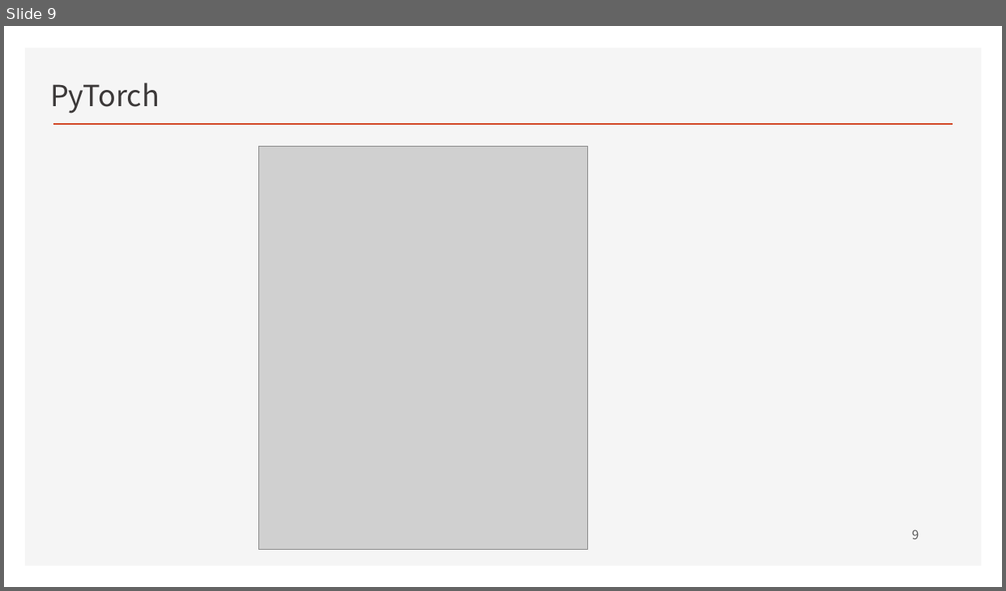
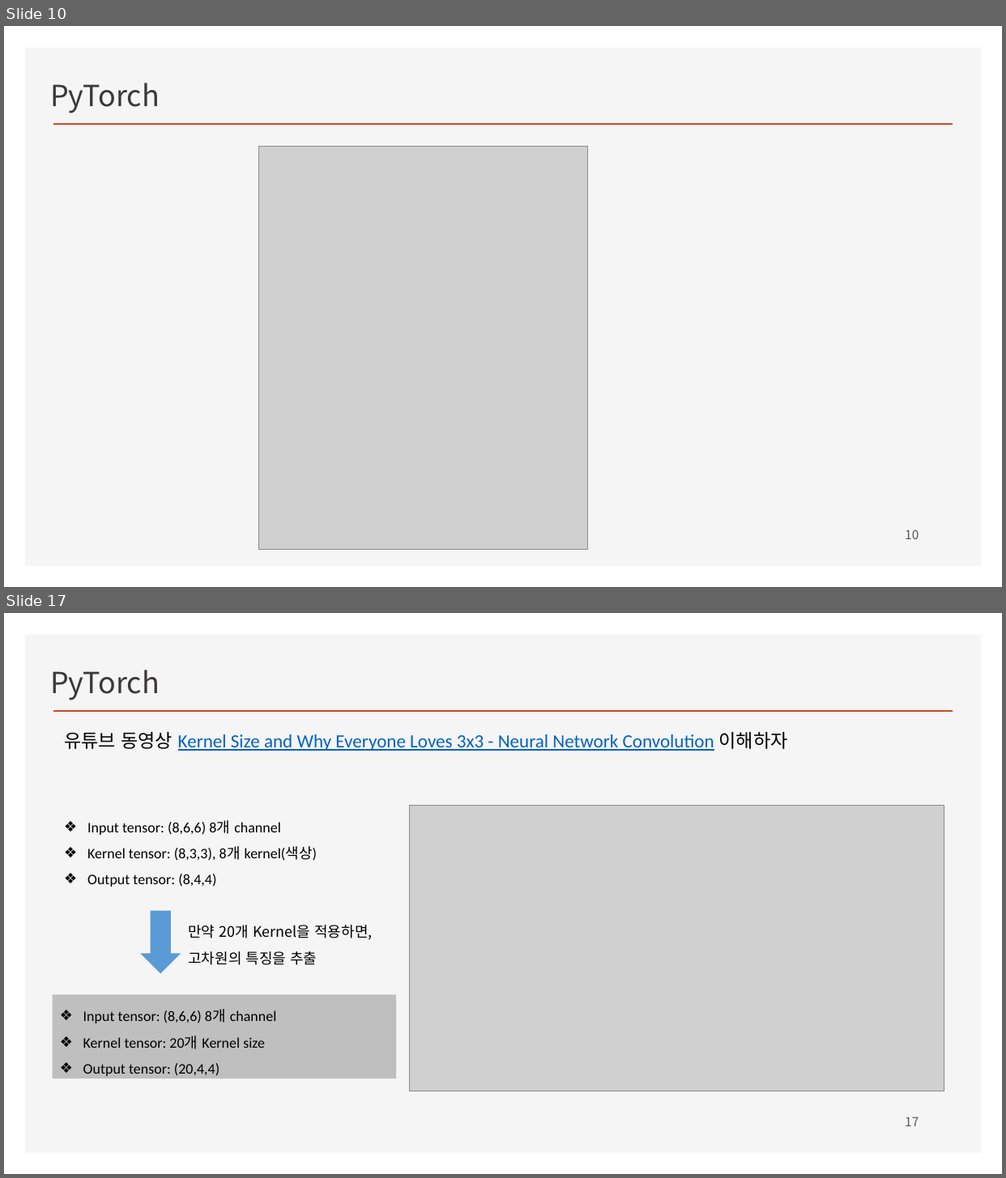
Before and after one commit to ancestor9/2026_Fall_Deep-Learning-with-Python, a slide deck: CNN/CNN.pptx. Shown one above the other, each under a label of ours: slide 9 before the commit, slides 10 and 17 after it; the slides between them are not shown. The pictures are 1006x591 and 1006x1178 pixels, drawn with LibreOffice and Linux fonts; fonts in the diff are those of the drawing; grey boxes stand for pictures; background and template pictures are left out. Boxes give left, top, right and bottom in pixels: in the first picture for what was removed or moved away, otherwise in the second. Text is boxed around its words. In the diff, an @@ line names an element or a change of style, - is before the commit and + after.

```diff
--- a/CNN/CNN.pptx
+++ b/CNN/CNN.pptx
@@ slide 17 added at (x1=4, y1=613, x2=1002, y2=1174), background #FFFFFF; not listed: 2 template elements that a slide beside it also shows @@
@@ text added at (x1=50, y1=670, x2=160, y2=700), 28 pt, text #3B3838 @@
+PyTorch
@@ text added at (x1=64, y1=732, x2=788, y2=751), 18 pt, text #0563C1, underline @@
+유튜브 동영상 Kernel Size and Why Everyone Loves 3x3 - Neural Network Convolution 이해하자
@@ picture added at (x1=410, y1=806, x2=945, y2=1092) @@
@@ text added at (x1=87, y1=820, x2=317, y2=887), 14 pt, text #000000 @@
+❖ Input tensor: (8,6,6) 8개 channel
+❖ Kernel tensor: (8,3,3), 8개 kernel(색상)
+❖ Output tensor: (8,4,4)
@@ down arrow added at (x1=140, y1=911, x2=181, y2=973), fill #5B9BD5 @@
@@ text added at (x1=188, y1=925, x2=372, y2=965), 14 pt, text #000000 @@
+만약 20개 Kernel을 적용하면,
+고차원의 특징을 추출
@@ rectangle added at (x1=53, y1=995, x2=396, y2=1079), fill #BFBFBF, 14 pt, text #000000 @@
+❖ Input tensor: (8,6,6) 8개 channel
+❖ Kernel tensor: 20개 Kernel size
+❖ Output tensor: (20,4,4)
@@ page number added at (x1=905, y1=1117, x2=918, y2=1127), 12 pt, text #595959 @@
+17
@@ what was slide 9 is now slide 10 @@
@@ page number at (x1=905, y1=530, x2=918, y2=540): text changed @@
-9
+10
```
Also in this commit, not shown: 7 other slides added.
